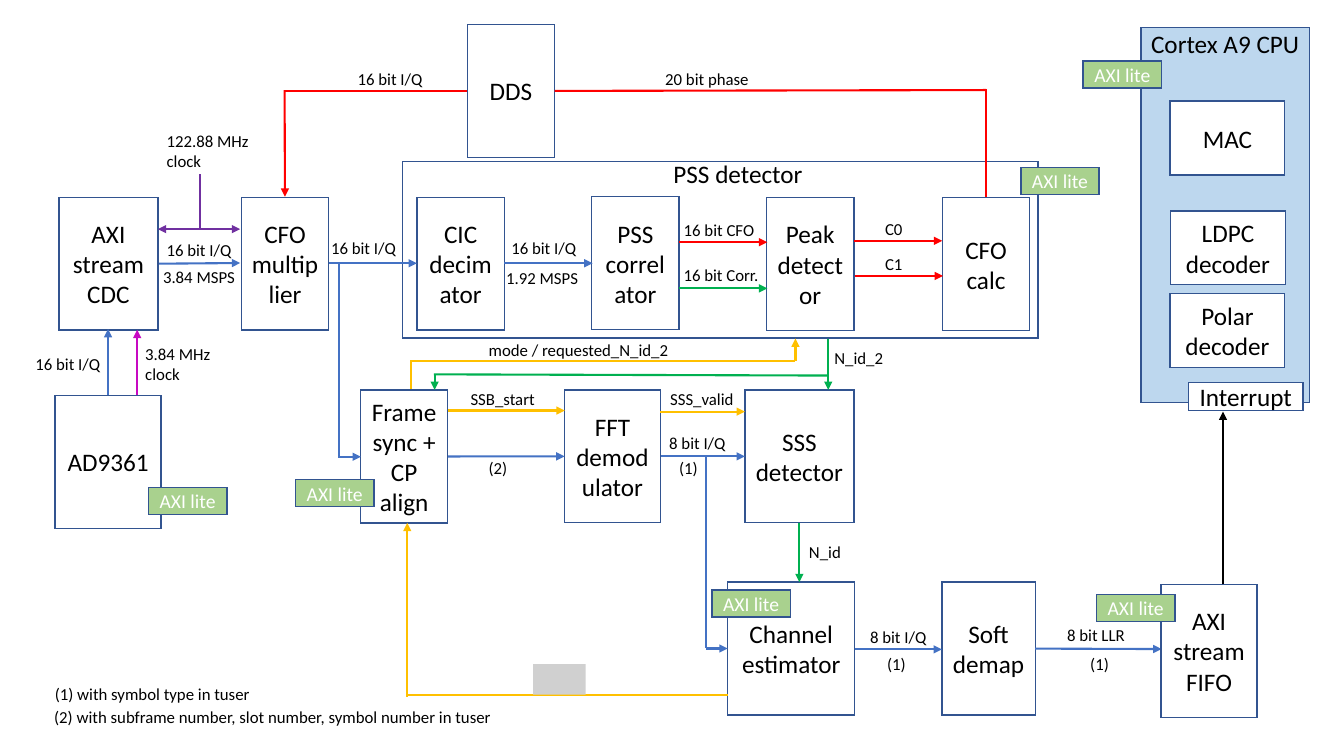
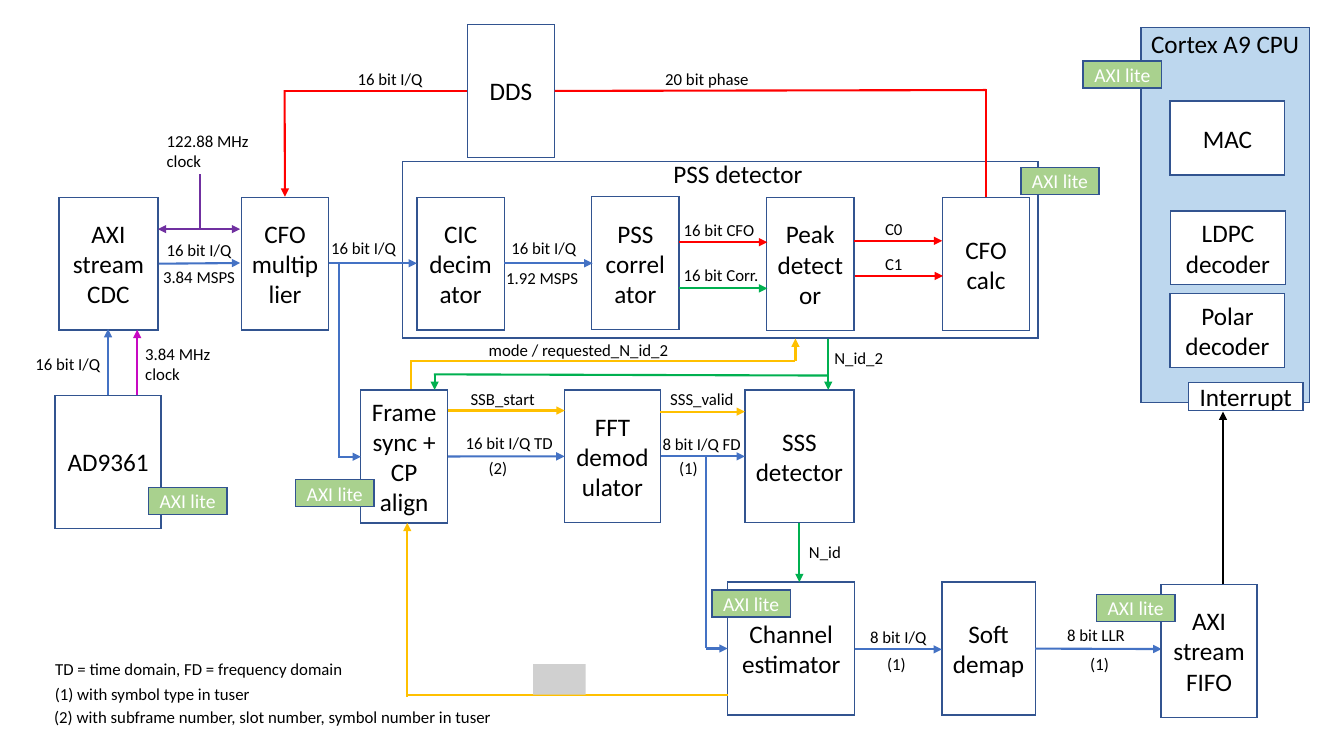
Before and after one commit to catkira/open5G_phy, a slide deck: slide 1 of doc/overview.pptx. Drawn at 1344x756 pixels with LibreOffice and Linux fonts; fonts in the diff are those of the drawing; grey boxes stand for pictures. Boxes give left, top, right and bottom in pixels: in the first picture for what was removed or moved away, otherwise in the second. Text is boxed around its words. In the diff, an @@ line names an element or a change of style, - is before the commit and + after.

```diff
--- a/doc/overview.pptx
+++ b/doc/overview.pptx
@@ text added at bbox=[466, 437, 552, 452], 12 pt, text #000000 @@
+16 bit I/Q TD
@@ text at bbox=[663, 438, 741, 455]: text changed @@
-8 bit I/Q
+8 bit I/Q FD
@@ text added at bbox=[55, 663, 342, 678], 12 pt, text #000000 @@
+TD = time domain, FD = frequency domain
```
Also in this commit, not shown: 1 other file.
